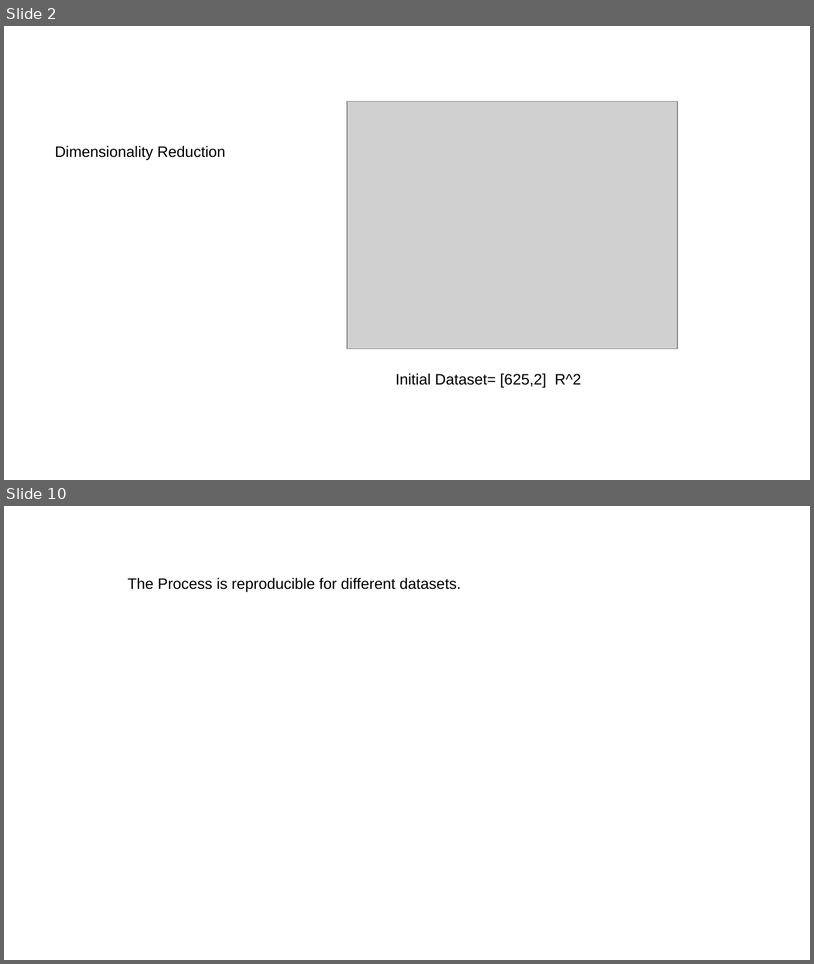
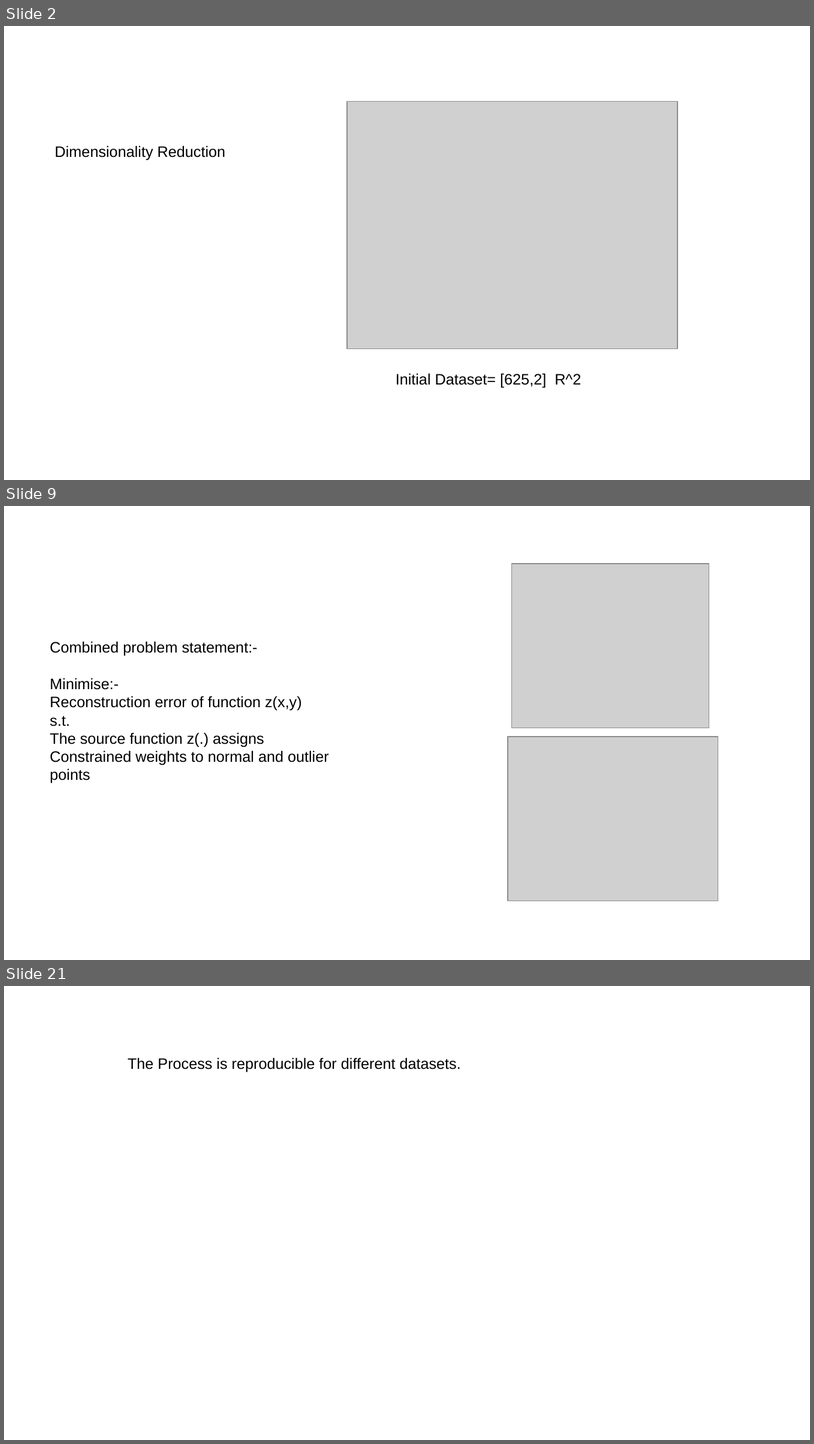
Before and after one commit to kulkarnisp/dim-red, a slide deck: backups/present/dimRed.pptx. Shown one above the other, each under a label of ours: slides 2 and 10 before the commit, slides 2, 9 and 21 after it; the slides between them are not shown. The pictures are 814x964 and 814x1444 pixels, drawn with LibreOffice and Linux fonts; fonts in the diff are those of the drawing; grey boxes stand for pictures. Boxes give left, top, right and bottom in pixels: in the first picture for what was removed or moved away, otherwise in the second. Text is boxed around its words. In the diff, an @@ line names an element or a change of style, - is before the commit and + after.

```diff
--- a/backups/present/dimRed.pptx
+++ b/backups/present/dimRed.pptx
@@ slide 9 added at [4,506,810,960], background #FFFFFF @@
@@ picture added at [512,564,710,728] @@
@@ text added at [50,641,329,783], 14.9 pt, text #000000 @@
+Combined problem statement:-
+Minimise:-
+Reconstruction error of function z(x,y)
+s.t.
+The source function z(.) assigns
+Constrained weights to normal and outlier points
@@ picture added at [508,736,718,900] @@
@@ what was slide 10 is now slide 21 @@
```
Also in this commit, not shown: 8 slides changed, 10 other slides added, 6 slides removed, 10 other files.
